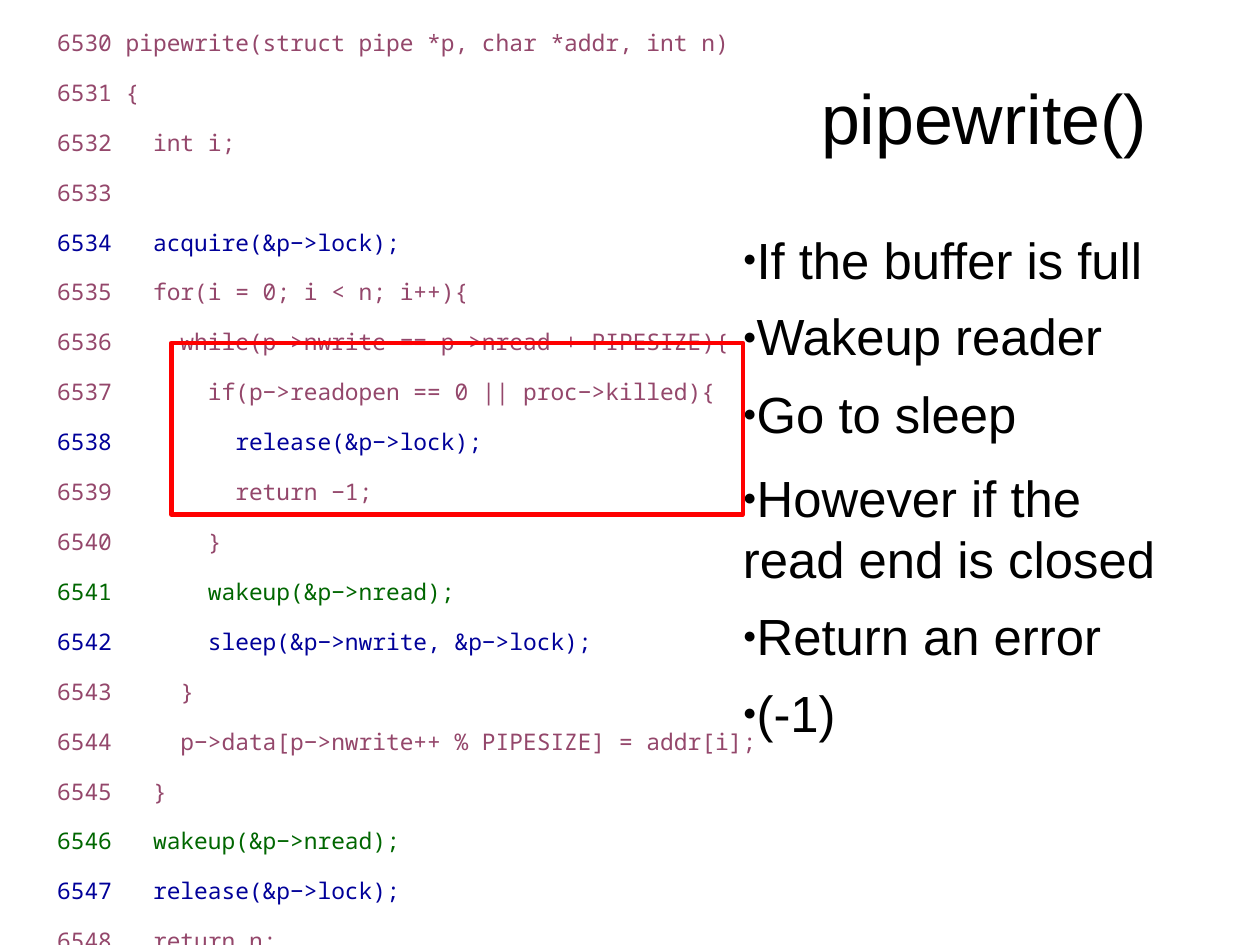
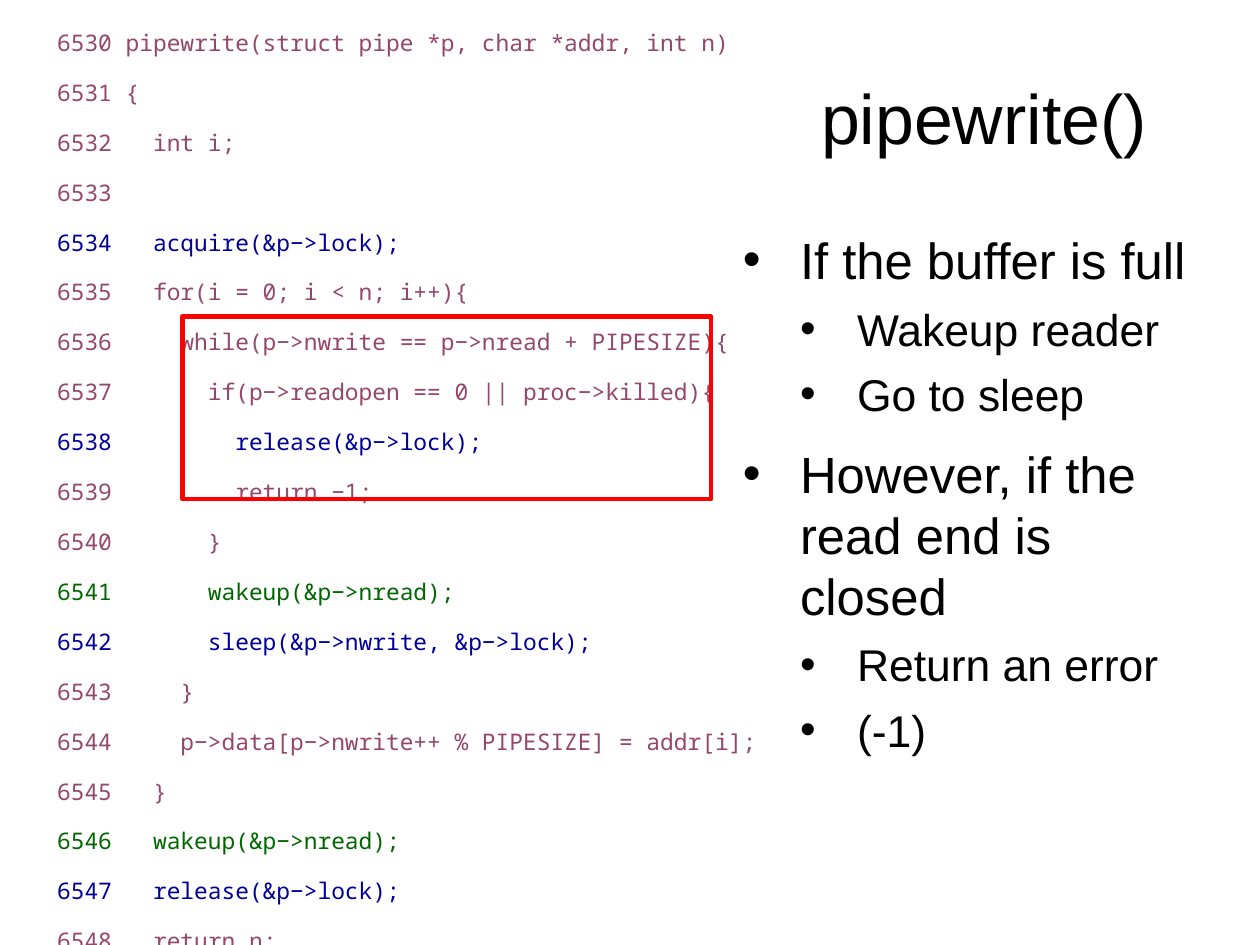
Before and after one commit to mars-research/cs5460, a slide deck: slide 111 of static/lectures/lecture13-synchronization/lecture13-synchronization.pptx (slide 112 before the commit). Drawn at 1260x945 pixels with LibreOffice and Linux fonts; fonts in the diff are those of the drawing. Boxes give left, top, right and bottom in pixels: in the first picture for what was removed or moved away, otherwise in the second. Text is boxed around its words. In the diff, an @@ line names an element or a change of style, - is before the commit and + after.

```diff
--- a/static/lectures/lecture13-synchronization/lecture13-synchronization.pptx
+++ b/static/lectures/lecture13-synchronization/lecture13-synchronization.pptx
@@ text at box(800, 242, 1186, 756): size 32 to 28 pt in "Wakeup reader", "Go to sleep", "Return an error", "(-1)"; bullet ● to •; list level 2 to 3 in "Wakeup reader"; line spacing 0.9 to 0.8; list level 2 to 3 in "Go to sleep"; list level 2 to 3 in "Return an error"; list level 2 to 3 in "(-1)" @@
@@ freeform shape: place and size @@
-freeform shape at box(172, 343, 743, 515)
+freeform shape at box(183, 317, 712, 500)
@@ text at box(800, 456, 1136, 616): text changed @@
-● However if the read end is closed
+• However, if the read end is closed
```
Also in this commit, not shown: 14 other slides changed, 4 other files.
